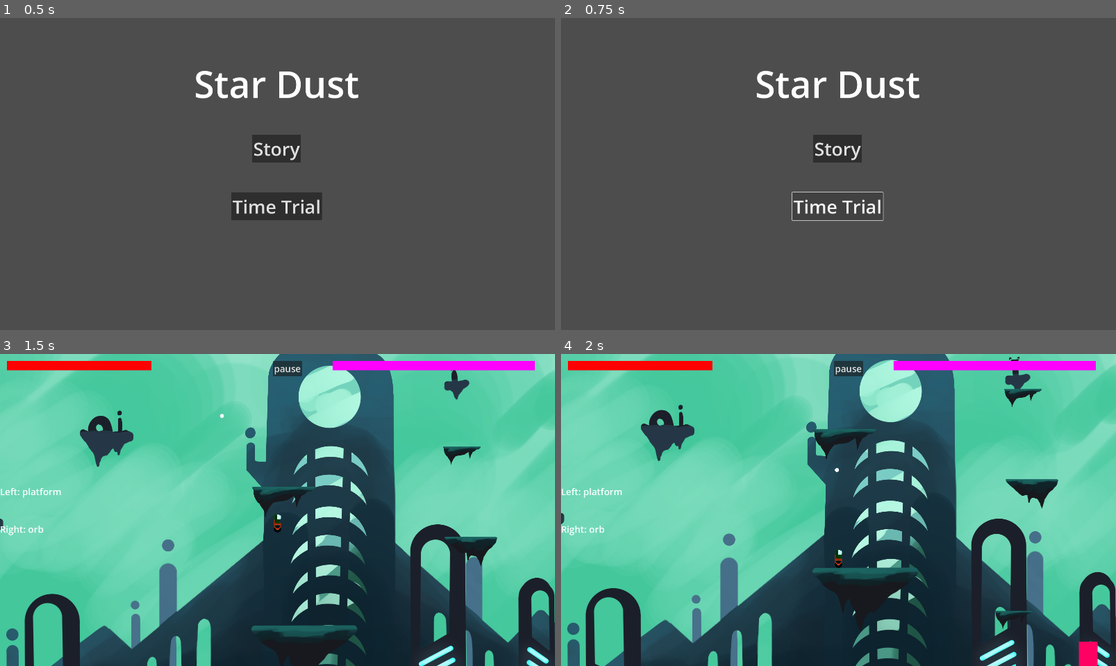
Above: before the commit, frames 1-4 (two rows, left to right).
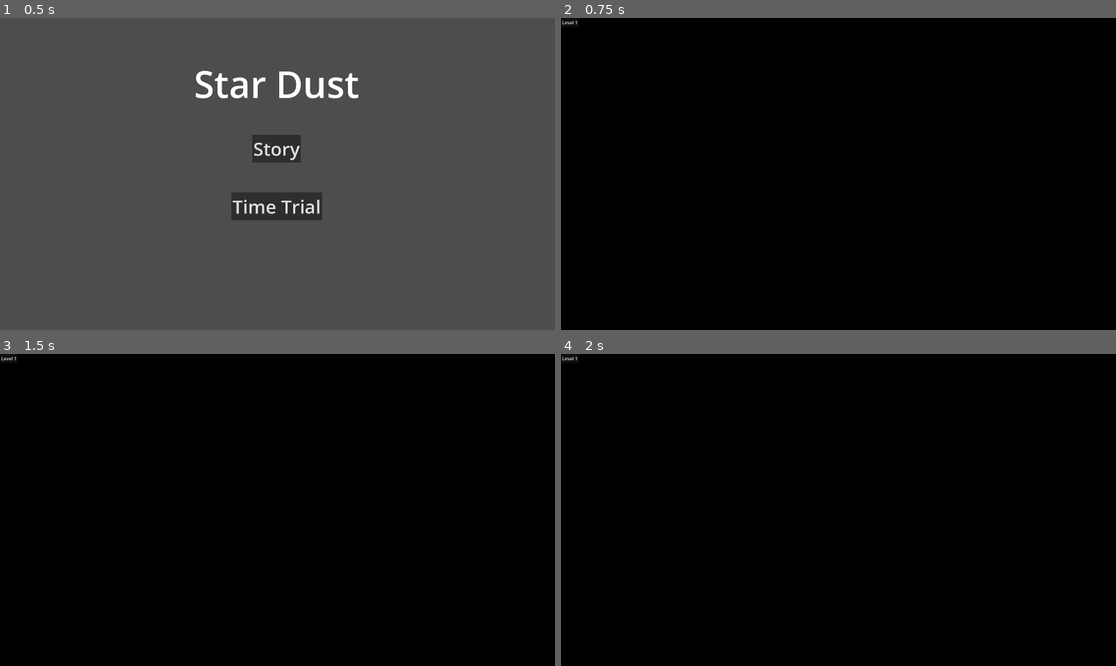
Above: after the commit, the same moments.

Repository: xjarlie/godot-platformer-test
Game: Godot game, scene res://start_menu.tscn
Same seed, same stepped clock (60 frames per second), same inputs: the game is played once before the commit and once after it.
Inputs (mouse positions are in pixels of both pictures, inside the frame that each line leads up to):
- Up to frame 1 (0.5 s): no input
- Up to frame 2 (0.75 s): click "Time Trial" at 0.5 s
- Up to frame 3 (1.5 s): click (277, 485) at 1.25 s, where only the run before the commit has a clickable "Story"
- Up to frame 4 (2 s): no input

Frame 1 is identical in both runs. In frame 2, 100% of the frame differs, in the area x 0-100%, y 0-100%; in frame 3, 100%; in frame 4, 100%.

Commit message:
sketchy javelin

Diff:
--- a/UI/pause_menu.gd
+++ b/UI/pause_menu.gd
@@ -25,3 +25,8 @@
 	hide();
 	get_tree().paused = false;
 	restart.emit();
+
+
+func _on_quit_button_pressed():
+	get_tree().paused = false;
+	get_tree().change_scene_to_file("res://start_menu.tscn");
--- a/UI/pause_menu.tscn
+++ b/UI/pause_menu.tscn
@@ -62,5 +62,22 @@
 theme_override_font_sizes/font_size = 32
 text = "RESTART"
 
+[node name="QuitButton" type="Button" parent="."]
+anchors_preset = 8
+anchor_left = 0.5
+anchor_top = 0.5
+anchor_right = 0.5
+anchor_bottom = 0.5
+offset_left = -120.0
+offset_top = 116.0
+offset_right = 121.0
+offset_bottom = 169.0
+grow_horizontal = 2
+grow_vertical = 2
+size_flags_horizontal = 4
+theme_override_font_sizes/font_size = 32
+text = "QUIT TO MENU"
+
 [connection signal="pressed" from="ResumeButton" to="." method="_on_resume_button_pressed"]
 [connection signal="pressed" from="RestartButton" to="." method="_on_restart_button_pressed"]
+[connection signal="pressed" from="QuitButton" to="." method="_on_quit_button_pressed"]
--- a/UI/radial_action_select.tscn
+++ b/UI/radial_action_select.tscn
@@ -25,6 +25,7 @@
 right_action_group = ExtResource("2_kshkx")
 
 [node name="PlatformOption" type="Button" parent="." groups=["platform"]]
+layout_mode = 0
 offset_left = -148.0
 offset_top = -20.0
 offset_right = -72.0
@@ -34,6 +35,7 @@
 text = "Platform"
 
 [node name="SlashOption" type="Button" parent="." groups=["slash"]]
+layout_mode = 0
 offset_left = -140.0
 offset_top = -76.0
 offset_right = -91.0
@@ -43,6 +45,7 @@
 text = "Slash"
 
 [node name="JavelinOption" type="Button" parent="." groups=["javelin"]]
+layout_mode = 0
 offset_left = 92.0
 offset_top = -20.0
 offset_right = 151.0
@@ -52,6 +55,7 @@
 text = "Javelin"
 
 [node name="OrbOption" type="Button" parent="." groups=["orb"]]
+layout_mode = 0
 offset_left = 100.0
 offset_top = -76.0
 offset_right = 138.0
@@ -61,6 +65,7 @@
 text = "Orb"
 
 [node name="LeftLabel" type="Label" parent="."]
+layout_mode = 0
 offset_left = -148.0
 offset_top = -108.0
 offset_right = -65.0
@@ -68,6 +73,7 @@
 text = "Left action"
 
 [node name="RightLabel" type="Label" parent="."]
+layout_mode = 0
 offset_left = 68.0
 offset_top = -108.0
 offset_right = 164.0
--- a/characters/player.gd
+++ b/characters/player.gd
@@ -7,6 +7,9 @@
 @export_range(0.0, 1.0) var friction = 0.4;
 @export_range(0.0, 1.0) var acceleration = 0.25;
 @export var gravity = 3000;
+@export var javelin: PackedScene;
+var javelin_charging = false;
+var javelin_charge = 0;
 
 @export var max_health = 100;
 var health = max_health;
@@ -17,6 +20,7 @@
 enum states {IDLE, RUN, JUMP};
 var last_on_floor = 0;
 var mercy_frames = 6;
+
 
 func begin():
 	health = max_health;
@@ -31,6 +35,9 @@
 	# Handle Jump.
 	if Input.is_action_just_pressed("jump") and (CURRENT_FRAME < last_on_floor + mercy_frames):
 		velocity.y += -JUMP_SPEED
+
+	if javelin_charging:
+		javelin_charge += 1;
 
 	# Get the input direction and handle the movement/deceleration.
 	# As good practice, you should replace UI actions with custom gameplay actions.
@@ -75,3 +82,16 @@
 
 func is_on_solid_ground():
 	return (is_on_floor() && get_last_slide_collision() && get_last_slide_collision().get_collider().get_groups().has("solid_platform"));
+
+func begin_javelin():
+	javelin_charging = true;
+
+
+func release_javelin():
+	var instance = javelin.instantiate();
+	get_tree().get_root().add_child(instance);
+	var direction_to_mouse = (get_global_mouse_position() - position).normalized();
+	instance.release(javelin_charge, direction_to_mouse, position);
+	javelin_charging = false;
+	javelin_charge = 0;
+	print("jav end");
--- a/characters/player.tscn
+++ b/characters/player.tscn
@@ -1,7 +1,8 @@
-[gd_scene load_steps=5 format=3 uid="uid://f2esgyghoibm"]
+[gd_scene load_steps=6 format=3 uid="uid://f2esgyghoibm"]
 
 [ext_resource type="Script" path="res://characters/player.gd" id="1_gm1ia"]
 [ext_resource type="Texture2D" uid="uid://olqxhgvjuh1q" path="res://assets/rightbig.png" id="2_04pbh"]
+[ext_resource type="PackedScene" uid="uid://c02pu1im8ua78" path="res://utilities/javelin.tscn" id="2_axwoy"]
 [ext_resource type="Script" path="res://characters/player_camera.gd" id="3_ohe28"]
 
 [sub_resource type="CapsuleShape2D" id="CapsuleShape2D_ect4e"]
@@ -11,6 +12,7 @@
 [node name="Player" type="CharacterBody2D" groups=["player"]]
 collision_mask = 11
 script = ExtResource("1_gm1ia")
+javelin = ExtResource("2_axwoy")
 metadata/_edit_group_ = true
 
 [node name="Sprite2D" type="Sprite2D" parent="."]
--- a/characters/spirit.gd
+++ b/characters/spirit.gd
@@ -1,6 +1,9 @@
 extends CharacterBody2D
 
 @export var platform_scene: PackedScene;
+
+signal javelin_start;
+signal javelin_release;
 
 var acceleration = 5000;
 var max_speed = 1000;
@@ -90,6 +93,13 @@
 			print(rounded_angle);
 			$SlashArea.rotation = rounded_angle;
 
+	if (Input.is_action_just_pressed("right_click")):
+		if (gameState.right_action == "javelin"):
+			javelin_start.emit();
+	if (Input.is_action_just_released("right_click")):
+		if (gameState.right_action == "javelin"):
+			javelin_release.emit();
+
 func _process(delta):
 	#print(stamina);
 
--- a/main.gd
+++ b/main.gd
@@ -78,3 +78,10 @@
 
 func _on_radial_action_select_right_action_updated(action):
 	update_moon_spirit_right_action(action);
+
+
+func _on_spirit_javelin_start():
+	$Player.begin_javelin();
+
+func _on_spirit_javelin_release():
+	$Player.release_javelin();
--- a/main.tscn
+++ b/main.tscn
@@ -31,10 +31,12 @@
 
 [node name="RadialActionSelect" parent="." instance=ExtResource("7_2l3jm")]
 visible = false
-left_action_group = SubResource("ButtonGroup_f5vte")
-right_action_group = SubResource("ButtonGroup_irlsn")
+left_action_group = SubResource("ButtonGroup_o4vai")
+right_action_group = SubResource("ButtonGroup_x6pbd")
 
 [connection signal="death" from="Player" to="." method="_on_player_death"]
+[connection signal="javelin_release" from="Spirit" to="." method="_on_spirit_javelin_release"]
+[connection signal="javelin_start" from="Spirit" to="." method="_on_spirit_javelin_start"]
 [connection signal="restart" from="PauseMenu" to="." method="_on_pause_menu_restart"]
 [connection signal="resume" from="PauseMenu" to="." method="_on_pause_menu_resume"]
 [connection signal="moon_spirit_action_change" from="UI" to="." method="_on_ui_moon_spirit_action_change"]
--- a/start_menu.gd
+++ b/start_menu.gd
@@ -22,3 +22,10 @@
 	$Control/LoadingControl.show();
 	loading = "res://main.tscn";
 	ResourceLoader.load_threaded_request(loading);
+
+
+func _on_time_trial_pressed():
+	$Control/ButtonControl.hide();
+	$Control/LoadingControl.show();
+	loading = "res://time_trial_main.tscn";
+	ResourceLoader.load_threaded_request(loading);
--- a/start_menu.tscn
+++ b/start_menu.tscn
@@ -105,3 +105,4 @@
 [node name="Camera2D" type="Camera2D" parent="."]
 
 [connection signal="pressed" from="Control/ButtonControl/Story" to="." method="_on_story_pressed"]
+[connection signal="pressed" from="Control/ButtonControl/Time Trial" to="." method="_on_time_trial_pressed"]
--- /dev/null
+++ b/time_trial_main.tscn
@@ -0,0 +1,16 @@
+[gd_scene format=3 uid="uid://doys6dkfpneic"]
+
+[node name="Time Trial Main" type="Node"]
+
+[node name="LevelSelect" type="CanvasLayer" parent="."]
+
+[node name="ColorRect" type="ColorRect" parent="LevelSelect"]
+offset_right = 1920.0
+offset_bottom = 1080.0
+color = Color(0, 0, 0, 1)
+
+[node name="Level 1" type="Button" parent="LevelSelect"]
+offset_right = 8.0
+offset_bottom = 16.0
+size_flags_horizontal = 4
+text = "Level 1"
--- /dev/null
+++ b/utilities/javelin.gd
@@ -0,0 +1,27 @@
+extends Area2D
+
+var charge = 0;
+@export var max_charge = 20;
+@export var shoot_speed = 2000;
+
+var velocity = Vector2.ZERO;
+
+# Called when the node enters the scene tree for the first time.
+func _ready():
+	pass # Replace with function body.
+
+func release(crg: int, direction: Vector2, pos: Vector2):
+	charge = crg;
+	velocity = shoot_speed * direction;
+	rotation = direction.angle();
+	position = pos;
+
+func _physics_process(delta):
+	print(charge, position);
+	if charge != 0:
+		position += velocity * delta;
+		charge -= 1;
+
+# Called every frame. 'delta' is the elapsed time since the previous frame.
+func _process(delta):
+	pass
--- /dev/null
+++ b/utilities/javelin.tscn
@@ -0,0 +1,25 @@
+[gd_scene load_steps=3 format=3 uid="uid://c02pu1im8ua78"]
+
+[ext_resource type="Script" path="res://utilities/javelin.gd" id="1_87waw"]
+
+[sub_resource type="RectangleShape2D" id="RectangleShape2D_xna3n"]
+size = Vector2(116, 4)
+
+[node name="Javelin" type="Area2D"]
+script = ExtResource("1_87waw")
+
+[node name="ColorRect" type="ColorRect" parent="."]
+anchors_preset = 8
+anchor_left = 0.5
+anchor_top = 0.5
+anchor_right = 0.5
+anchor_bottom = 0.5
+offset_left = -58.0
+offset_top = -2.0
+offset_right = 58.0
+offset_bottom = 2.0
+grow_horizontal = 2
+grow_vertical = 2
+
+[node name="CollisionShape2D" type="CollisionShape2D" parent="."]
+shape = SubResource("RectangleShape2D_xna3n")
Not shown: 1 places in main.tscn that only renumber resources
